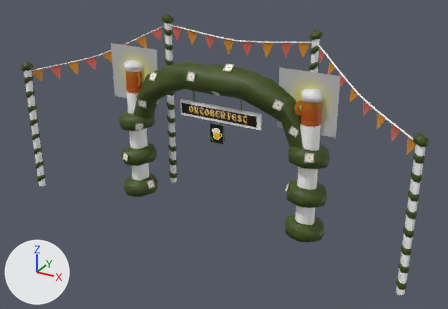
One commit to the FBX model PolygonalMind_OpenSource/2210_MedievalFairAssetPack/Models/Arch_Entry_Art.fbx: the scene before it, then after it.
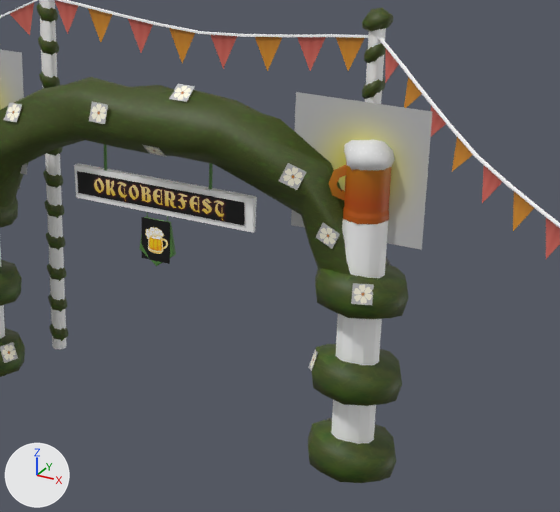
The first picture shows the older version from a 50 mm lens placed at (18.5, -32.7, 20.7), pointed at (0.8, -0.6, 4.7). The close-ups show both versions on the part from 33% to 89% of the width and 8% to 83% of the height of that picture; other places that the commit changed are outside them. The lights are fixed; the arrows at lower left show +X, +Y and +Z. Where no turn or scale is listed for an object, it has been applied to the vertices.

In view in the first close-up: 'Oktoberfest_Entrance'.
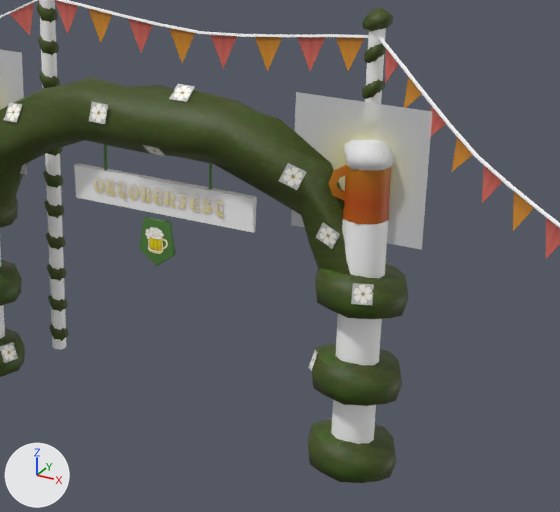
Where the change shows, as pixel boxes (x1, y1, x2, y2) in the close-ups (560 x 512 px):
'Oktoberfest_Entrance', surface changed, recoloured: (0, 0, 435, 422) in both
part 1 of me_mesh, recoloured (yellow to beige): before (77, 171, 244, 226); after (94, 178, 224, 220)

Diff of the bpy script that builds the scene:
```diff
--- a/PolygonalMind_OpenSource/2210_MedievalFairAssetPack/Models/Arch_Entry_Art.fbx.py
+++ b/PolygonalMind_OpenSource/2210_MedievalFairAssetPack/Models/Arch_Entry_Art.fbx.py
@@ img_atlas_fx_albedo_tif @@
-img_atlas_fx_albedo_tif = load_image('Atlas_FX_Albedo.tif', '../Textures/Atlas_FX_Albedo.tif', 512, 512, 'sRGB')
+img_atlas_fx_albedo_tif = load_image('Atlas_FX_Albedo.tif', '../Textures/Atlas_FX_Albedo.tif', 512, 512, 'Non-Color')
@@ img_letters_albedo_tif @@
-img_letters_albedo_tif = load_image('Letters_Albedo.tif', '../Textures/Letters_Albedo.tif', 512, 512, 'sRGB')
+img_letters_albedo_tif = load_image('Letters_Albedo.tif', '../Textures/Letters_Albedo.tif', 512, 512, 'Non-Color')
@@ mat_atlas_fx @@
 n0 = _N.new('ShaderNodeBsdfPrincipled'); n0.name = 'Principled BSDF'
 n2.image = img_atlas_fx_albedo_tif
+n3 = _N.new('ShaderNodeTexImage'); n3.name = 'Image Texture.001'
+n3.image = img_atlas_fx_albedo_tif
 _L.new(n2.outputs[0], n0.inputs[0])  # 'Color' to 'Base Color'
 _L.new(n0.outputs[0], n1.inputs[0])  # 'BSDF' to 'Surface'
+_L.new(n3.outputs[0], n0.inputs[4])  # 'Color' to 'Alpha'
@@ mat_sticker @@
 n0 = _N.new('ShaderNodeBsdfPrincipled'); n0.name = 'Principled BSDF'
 n2.image = img_stickers_albedo_tif
+n3 = _N.new('ShaderNodeTexImage'); n3.name = 'Image Texture.001'
+n3.image = img_stickers_albedo_tif
 _L.new(n2.outputs[0], n0.inputs[0])  # 'Color' to 'Base Color'
 _L.new(n0.outputs[0], n1.inputs[0])  # 'BSDF' to 'Surface'
+_L.new(n3.outputs[0], n0.inputs[4])  # 'Color' to 'Alpha'
@@ mat_lettering @@
+mat_lettering = bpy.data.materials.new('Lettering')
+# uses the picture img_letters_albedo_tif
@@ me_mesh @@
 me_mesh.from_pydata(...)  # 2022 vertices, 2011 faces; spans x -13.8..13.7, y -3.6..3.0, z -0.1..12.6
 # used by ob_oktoberfest_entrance; location = (0.0, 0.0, 0.0)
+# me_mesh part 1: all 1 face that had it switch from mat_letters (picture img_letters_albedo_tif) to mat_lettering
 me_mesh.materials.append(mat_atlas_05)
```
